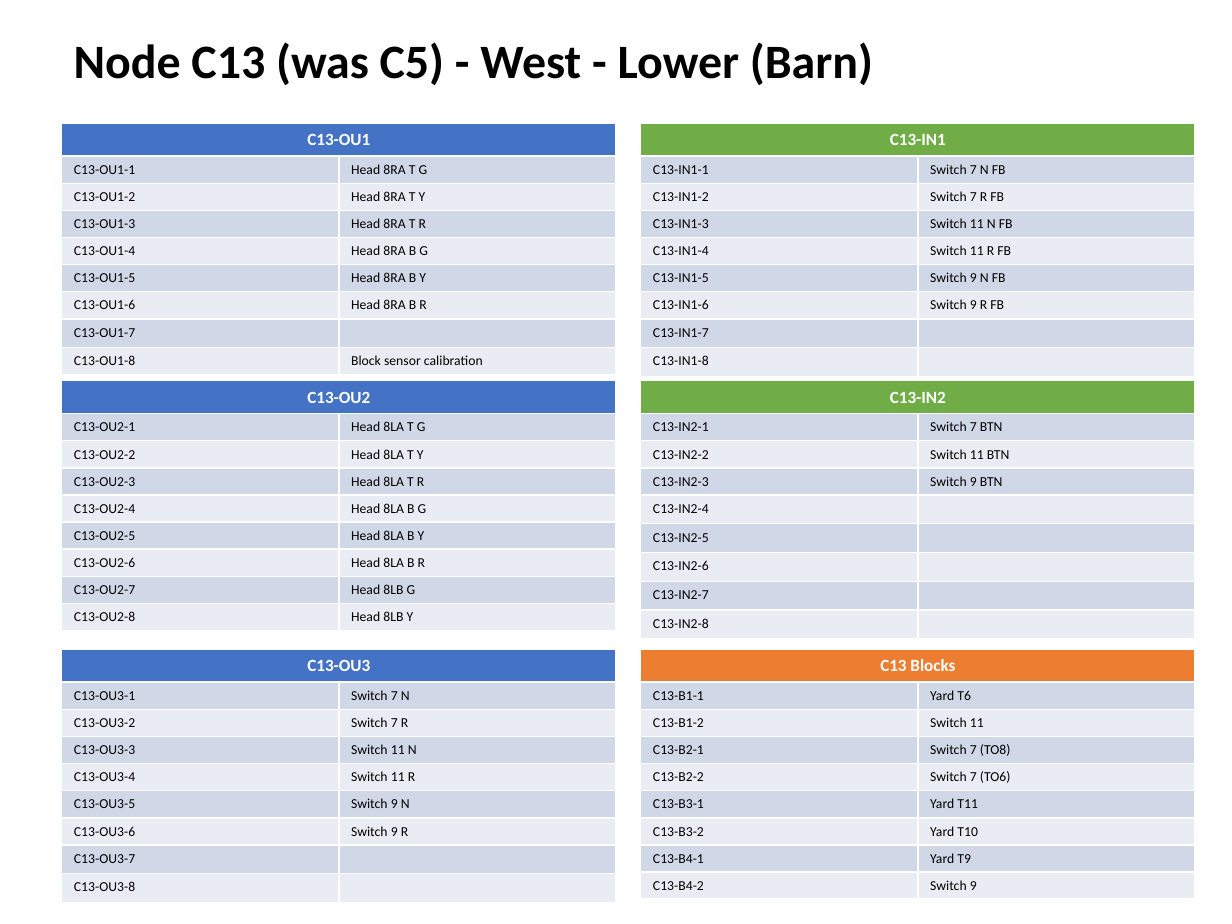
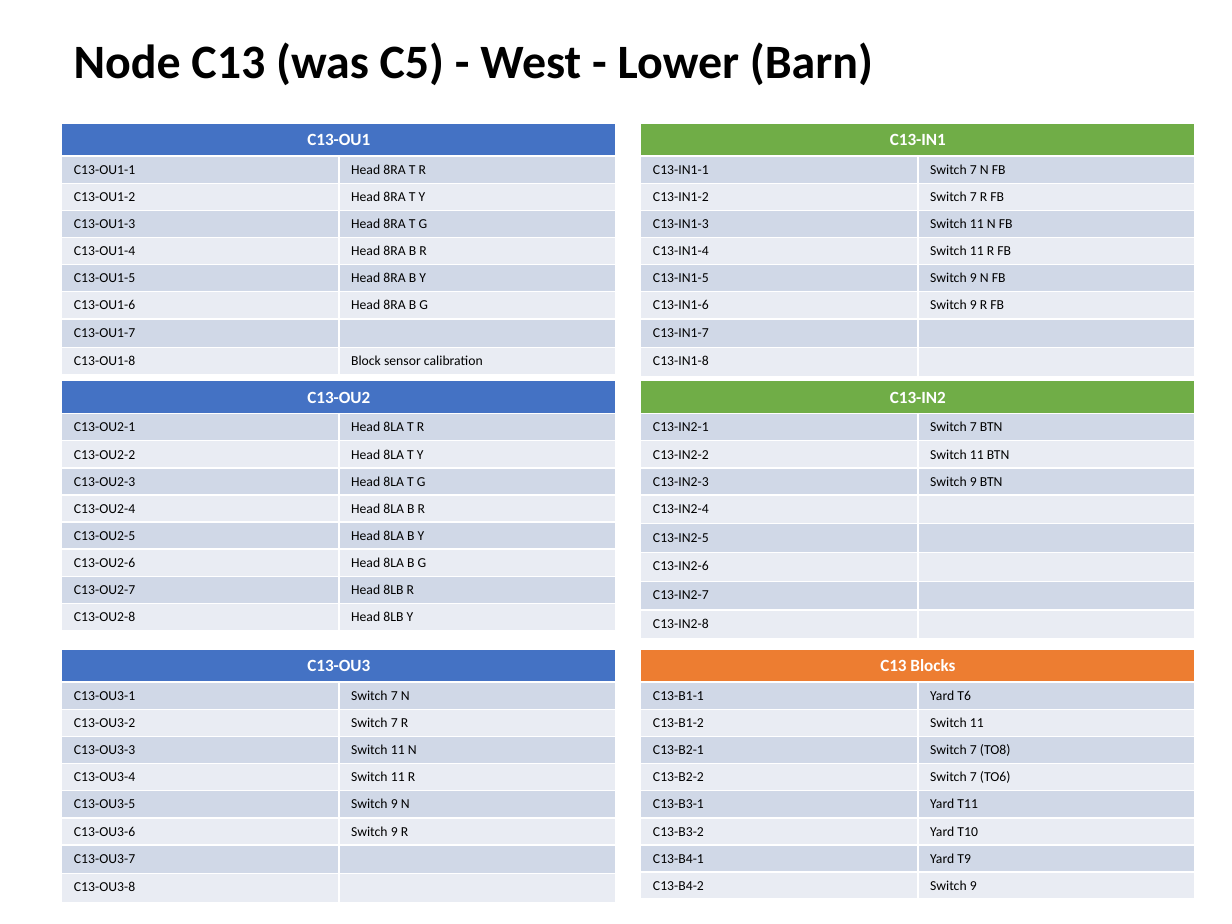
Before and after one commit to lnevo/hart, a slide deck: slide 9 of docs/wiring/Wiring_Schematic.pptx. Drawn at 1232x924 pixels with LibreOffice and Linux fonts; fonts in the diff are those of the drawing. Boxes give left, top, right and bottom in pixels: in the first picture for what was removed or moved away, otherwise in the second. Text is boxed around its words. In the diff, an @@ line names an element or a change of style, - is before the commit and + after.

```diff
--- a/docs/wiring/Wiring_Schematic.pptx
+++ b/docs/wiring/Wiring_Schematic.pptx
@@ table at [62, 123, 616, 369] @@
-row 2, column 2: Head 8RA T G
+row 2, column 2: Head 8RA T R
-row 4, column 2: Head 8RA T R
+row 4, column 2: Head 8RA T G
-row 5, column 2: Head 8RA B G
+row 5, column 2: Head 8RA B R
-row 7, column 2: Head 8RA B R
+row 7, column 2: Head 8RA B G
@@ table at [62, 381, 616, 625] @@
-row 2, column 2: Head 8LA T G
+row 2, column 2: Head 8LA T R
-row 4, column 2: Head 8LA T R
+row 4, column 2: Head 8LA T G
-row 5, column 2: Head 8LA B G
+row 5, column 2: Head 8LA B R
-row 7, column 2: Head 8LA B R
+row 7, column 2: Head 8LA B G
-row 8, column 2: Head 8LB G
+row 8, column 2: Head 8LB R
```
Also in this commit, not shown: 5 other slides changed, 15 other files.
